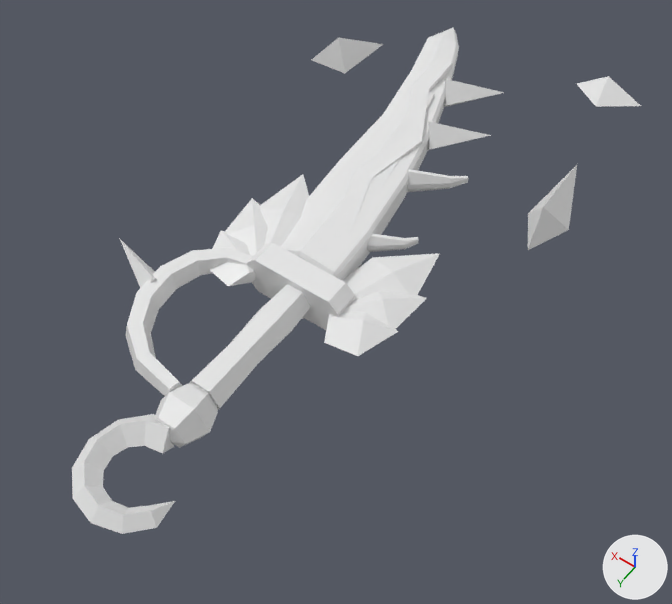
An edit to the FBX model roblox/art/weapons/dualblade_transcendent.fbx, drawn before and after from the same camera.
Both versions are drawn from a camera (50 mm lens) standing at (-1.5, 1.68, 2.99) and looking at (-0.07, -0.33, -0.17). The lights are fixed; the arrows at lower right show +X, +Y and +Z. The first picture is the older version. Where no turn or scale is listed for an object, it has been applied to the vertices.

Names of what the first picture shows: 'Blade', 'Crack1', 'Grip', 'Guard', 'Pommel', 'Runes', 'Shards', 'Wing_L', 'Wing_R' and 1 more.
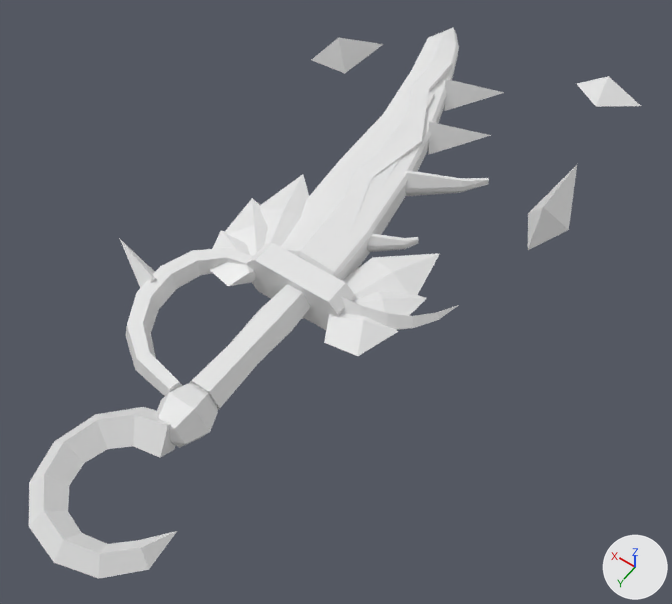
What differs and where, as boxes (x1, y1, x2, y2) in the pictures (672 x 604 px; the box of a moved part takes in the faces that stretch with it):
'Pommel', reshaped (29% wider, 30% taller)
    before: (72, 383, 218, 534)
    after: (29, 383, 218, 579)
'Blade', reshaped (11% wider)
    before: (280, 28, 469, 280)
    after: (280, 28, 489, 280)
'Guard', reshaped (44% wider)
    before: (119, 238, 355, 396)
    after: (119, 238, 459, 396)
'Runes', reshaped (7% taller)
    before: (428, 79, 504, 150)
    after: (428, 79, 504, 155)
part 1 of me_blade_007, moved or reshaped
    before: (407, 169, 469, 192)
    after: (405, 170, 489, 196)
part 2 of me_pommel_007, moved or reshaped
    before: (72, 414, 175, 534)
    after: (29, 407, 177, 579)
part 3 of me_runes_003, moved or reshaped
    before: (428, 122, 491, 150)
    after: (428, 122, 491, 155)
part 4 of me_runes_003, moved or reshaped
    before: (444, 79, 504, 107)
    after: (444, 79, 504, 111)
part 5 of me_guard_007, added
    after: (341, 296, 459, 330)

What the commit changed:
me_blade_007 is used by ob_blade; location (0.0, 0.0, 0.0).
me_blade_007 had 104 vertices, 110 faces and spanned x -0.24..0.48, y -2.07..-0.28, z -0.09..0.09.
me_blade_007 now has 104 vertices, 110 faces and spans x -0.31..0.48, y -2.07..-0.28, z -0.09..0.09.
me_blade_007 part 1: 24 of 104 vertices moved; they spanned x -0.22..0.02, y -1.15..-0.94, z -0.06..0.06 and now span x -0.31..0.02, y -1.19..-0.92, z -0.07..0.07; mean shift (-0.03, 0.0, 0.0); largest move (-0.21, -1.15, 0.01) -> (-0.3, -1.19, 0.01).
me_runes_003 is used by ob_runes; location (0.0, 0.0, 0.0).
me_runes_003 had 10 vertices, 10 faces and spanned x -0.16..0.235, y -1.77..-1.209, z -0.09..0.09.
me_runes_003 now has 8 vertices, 8 faces and spans x -0.16..0.228, y -1.77..-1.219, z -0.045..0.09.
me_runes_003 part 3: 3 vertices removed from x 0.026..0.134, y -1.353..-1.209, z -0.09..0.0; 2 vertices added at x 0.033..0.127, y -1.343..-1.219, z -0.045.
me_runes_003 part 4: 3 vertices removed from x 0.127..0.235, y -1.662..-1.518, z -0.09..0.0; 2 vertices added at x 0.134..0.228, y -1.653..-1.528, z -0.045.
me_pommel_007 is used by ob_pommel; location (0.0, 0.0, 0.0).
me_pommel_007 had 62 vertices, 62 faces and spanned x -0.215..0.221, y 0.43..1.052, z -0.104..0.104.
me_pommel_007 now has 62 vertices, 62 faces and spans x -0.294..0.316, y 0.43..1.225, z -0.104..0.104.
me_pommel_007 part 2: 37 of 62 vertices moved; they spanned x -0.215..0.221, y 0.572..1.052, z -0.07..0.07 and now span x -0.294..0.316, y 0.555..1.225, z -0.088..0.088; mean shift (0.018, 0.092, 0.0); largest move (-0.02, 1.052, 0.0) -> (-0.02, 1.225, 0.0).
me_guard_007 is used by ob_guard; location (0.0, 0.0, 0.0).
me_guard_007 had 61 vertices, 52 faces and spanned x -0.21..0.815, y -0.26..0.518, z -0.1..0.1.
me_guard_007 now has 82 vertices, 73 faces and spans x -0.56..0.815, y -0.5..0.518, z -0.1..0.1.
me_guard_007 part 5: a new loose piece of 21 vertices spanning x -0.56..-0.15, y -0.5..-0.14, z -0.087..0.087, in mat_dualblade_transcendent_guard (white #e7e7e7).
